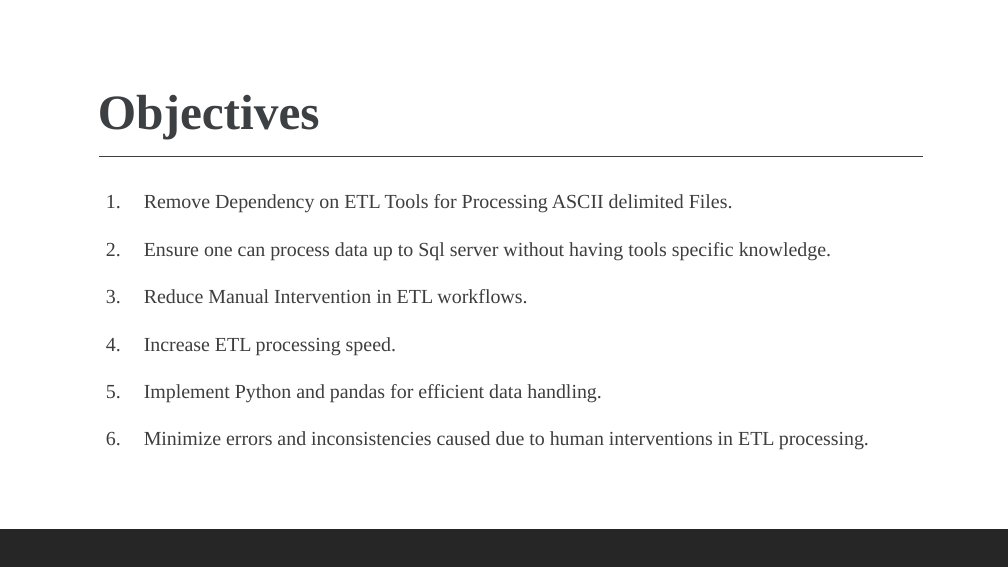
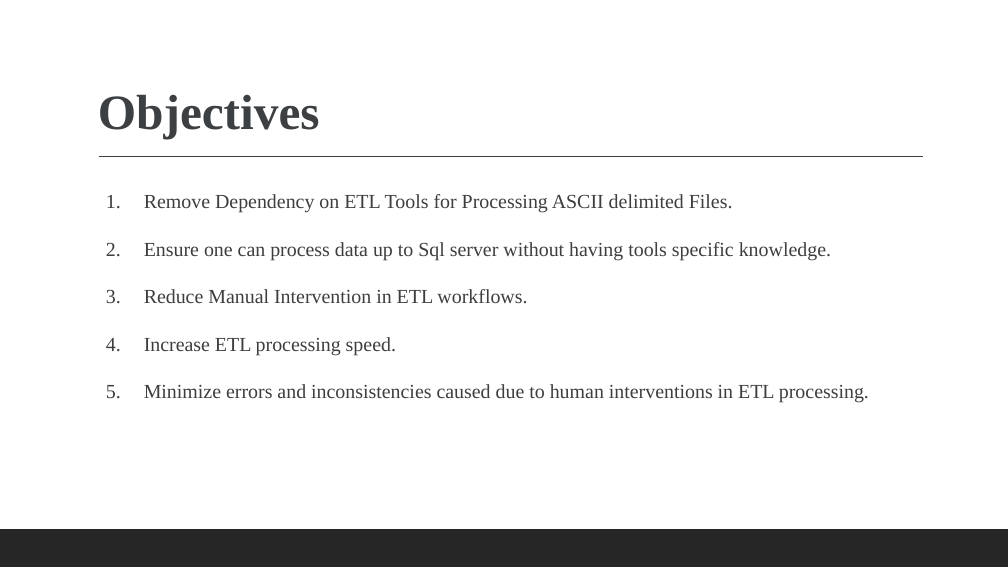
Before and after one commit to MeePks/ETL-AI-Schema-Detection, a slide deck: slide 4 of Documentation/ETLautomationPresentation.pptx. Drawn at 1008x567 pixels with LibreOffice and Linux fonts; fonts in the diff are those of the drawing. Boxes give left, top, right and bottom in pixels: in the first picture for what was removed or moved away, otherwise in the second. Text is boxed around its words. In the diff, an @@ line names an element or a change of style, - is before the commit and + after.

```diff
--- a/Documentation/ETLautomationPresentation.pptx
+++ b/Documentation/ETLautomationPresentation.pptx
@@ text at box(144, 384, 602, 403): paragraph removed @@
-5. Implement Python and pandas for efficient data handling.
```
Also in this commit, not shown: 2 other slides changed, 5 slides added, 1 slide removed, 1 other file.
